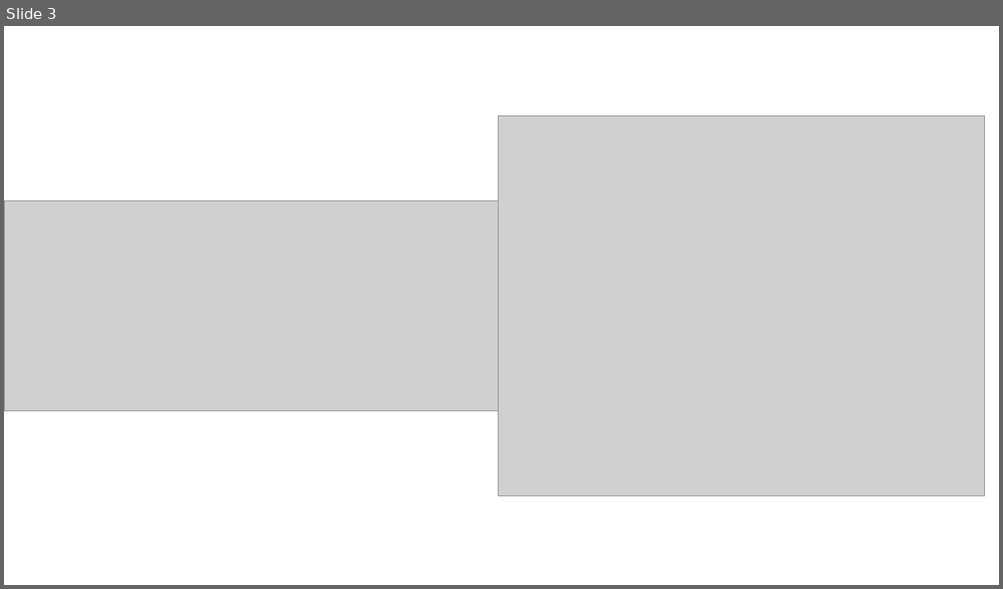
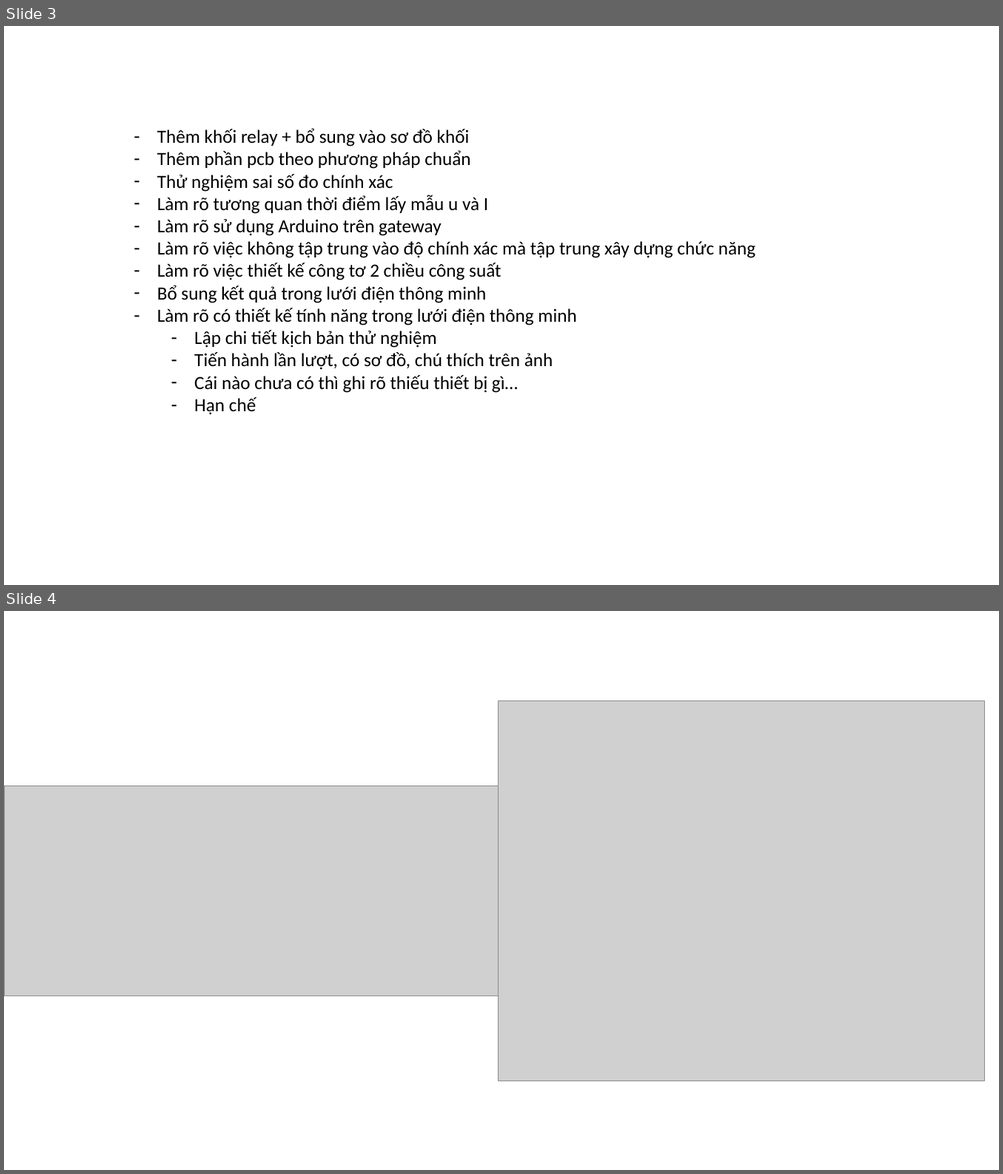
Before and after one commit to deltax1099/DATN, a slide deck: Document/note.pptx. Shown one above the other, each under a label of ours: slide 3 before the commit, slides 3 and 4 after it. The pictures are 1003x589 and 1003x1174 pixels, drawn with LibreOffice and Linux fonts; fonts in the diff are those of the drawing; grey boxes stand for pictures. Boxes give left, top, right and bottom in pixels: in the first picture for what was removed or moved away, otherwise in the second. Text is boxed around its words. In the diff, an @@ line names an element or a change of style, - is before the commit and + after.

Commit message:
bo sung

```diff
--- a/Document/note.pptx
+++ b/Document/note.pptx
@@ slide 3 added at box(4, 26, 999, 585), background #FFFFFF @@
@@ text added at box(157, 128, 755, 415), 18 pt, text #000000 @@
+– Thêm khối relay + bổ sung vào sơ đồ khối
+– Thêm phần pcb theo phương pháp chuẩn
+– Thử nghiệm sai số đo chính xác
+– Làm rõ tương quan thời điểm lấy mẫu u và I
+– Làm rõ sử dụng Arduino trên gateway
+– Làm rõ việc không tập trung vào độ chính xác mà tập trung xây dựng chức năng
+– Làm rõ việc thiết kế công tơ 2 chiều công suất
+– Bổ sung kết quả trong lưới điện thông minh
+– Làm rõ có thiết kế tính năng trong lưới điện thông minh
+  – Lập chi tiết kịch bản thử nghiệm
+  – Tiến hành lần lượt, có sơ đồ, chú thích trên ảnh
+  – Cái nào chưa có thì ghi rõ thiếu thiết bị gì…
+  – Hạn chế
@@ what was slide 3 is now slide 4 @@
```
Also in this commit, not shown: 2 slides changed, 1 other file.
